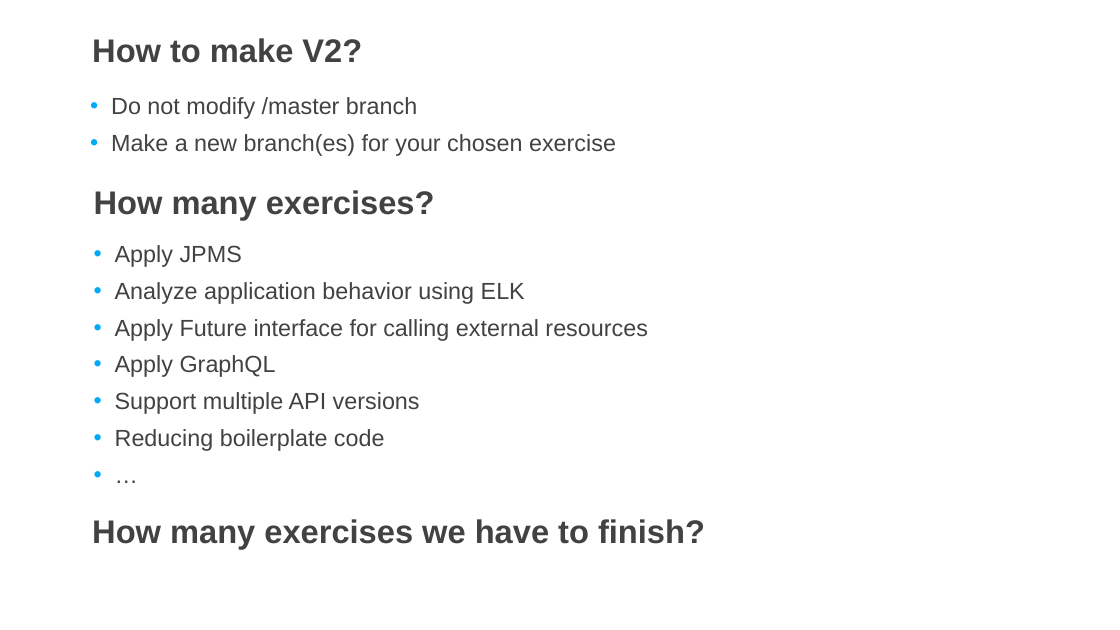
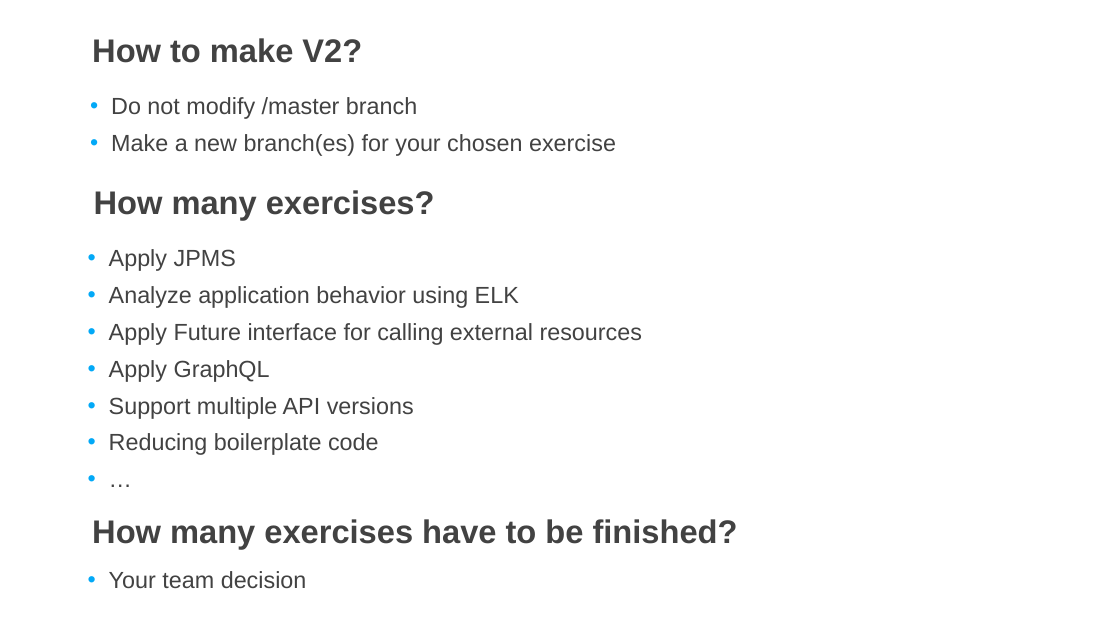
Before and after one commit to DevDay2019-AxonActive/DevDay2019---Advanced-Java, a slide deck: slide 6 of presentations/DevDay2019_Java_intro.pptx. Drawn at 1120x630 pixels with LibreOffice and Linux fonts; fonts in the diff are those of the drawing; background and template pictures are left out. Boxes give left, top, right and bottom in pixels: in the first picture for what was removed or moved away, otherwise in the second. Text is boxed around its words. In the diff, an @@ line names an element or a change of style, - is before the commit and + after.

```diff
--- a/presentations/DevDay2019_Java_intro.pptx
+++ b/presentations/DevDay2019_Java_intro.pptx
@@ text "Apply JPMS": place and size @@
-text "Apply JPMS" at (115,245,648,451)
+text "Apply JPMS" at (109,249,643,455)
@@ text at (92,519,738,549): text changed @@
-How many exercises we have to finish?
+How many exercises have to be finished?
@@ text added at (109,571,307,588), 20 pt, text #424242 @@
+• Your team decision
```
Also in this commit, not shown: 2 other slides changed, 1 other file.
